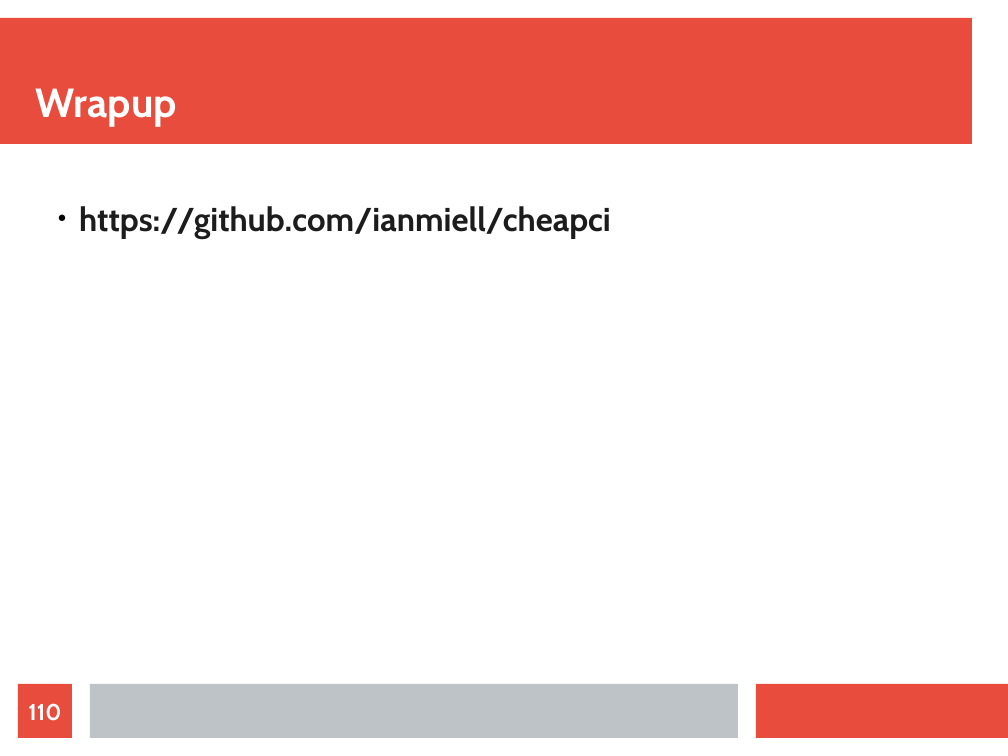
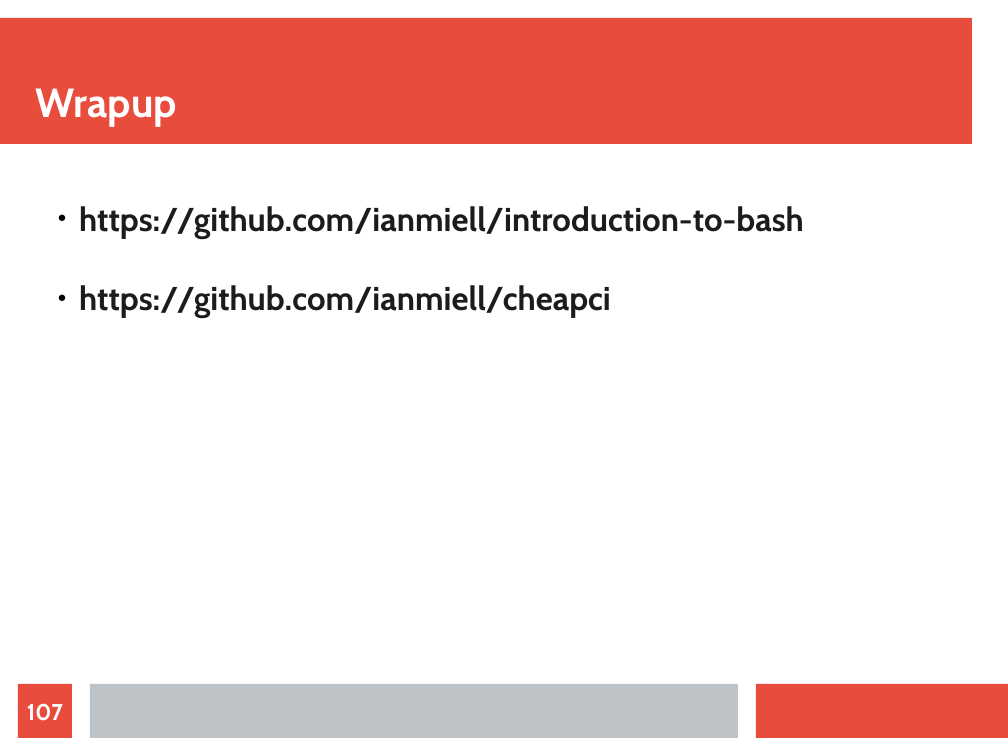
Before and after one commit to ianmiell/introduction-to-bash, a slide deck: slide 107 of slides/introduction_to_bash.odp (slide 110 before the commit). Drawn at 1008x756 pixels with LibreOffice and Linux fonts; fonts in the diff are those of the drawing. Boxes give left, top, right and bottom in pixels: in the first picture for what was removed or moved away, otherwise in the second. Text is boxed around its words. In the diff, an @@ line names an element or a change of style, - is before the commit and + after.

```diff
--- a/slides/introduction_to_bash.odp
+++ b/slides/introduction_to_bash.odp
@@ subtitle at (x1=79, y1=206, x2=804, y2=238): paragraph added @@
+  ● https://github.com/ianmiell/introduction-to-bash
@@ page number at (x1=27, y1=703, x2=63, y2=721): text changed @@
-110
+107
```
Also in this commit, not shown: 4 other slides changed, 3 slides removed, 8 other files.
